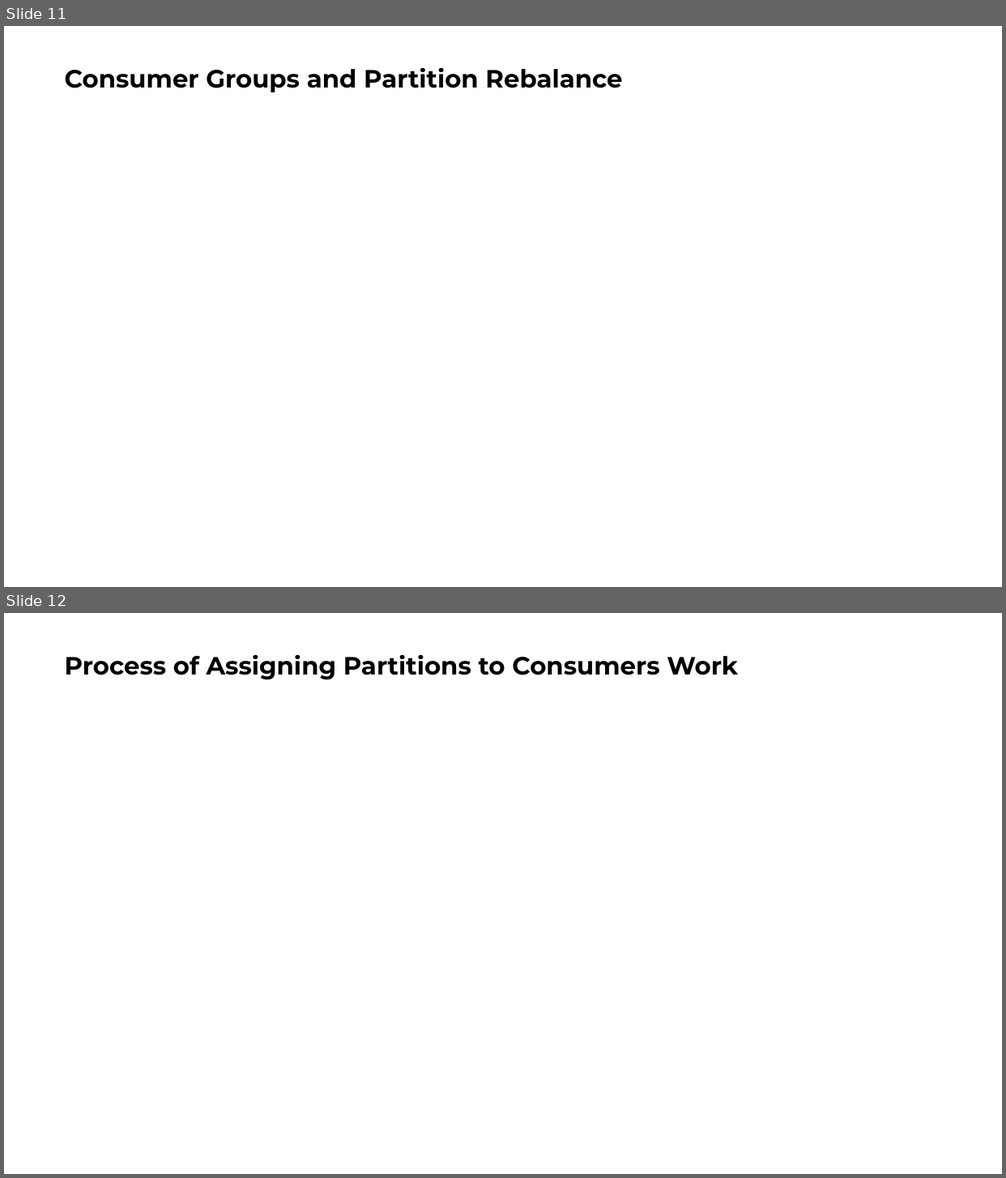
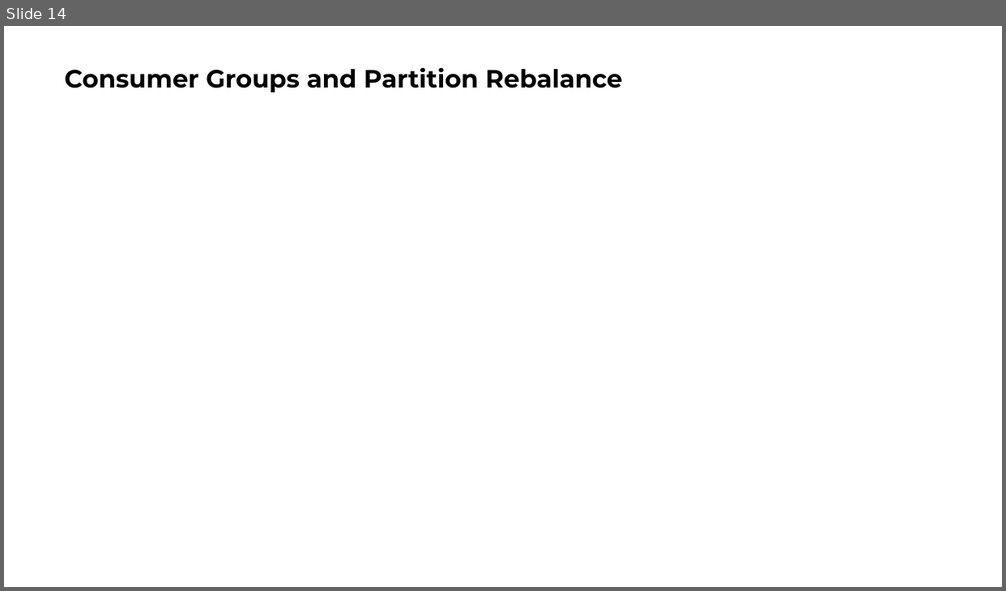
Before and after one commit to ngoctd314/books-note, a slide deck: Kafka Definitive Guide.pptx. Shown one above the other, each under a label of ours: slides 11 and 12 before the commit, slide 14 after it. The pictures are 1006x1178 and 1006x591 pixels, drawn with LibreOffice and Linux fonts; fonts in the diff are those of the drawing. Boxes give left, top, right and bottom in pixels: in the first picture for what was removed or moved away, otherwise in the second. Text is boxed around its words. In the diff, an @@ line names an element or a change of style, - is before the commit and + after.

```diff
--- a/Kafka Definitive Guide.pptx
+++ b/Kafka Definitive Guide.pptx
@@ slide 12 removed at (4,613,1002,1174), background #FFFFFF @@
@@ title removed at (65,654,738,680) @@
-Process of Assigning Partitions to Consumers Work
@@ what was slide 11 is now slide 14 @@
```
Also in this commit, not shown: 2 slides changed, 9 slides added, 4 other slides removed, 3 other files.
